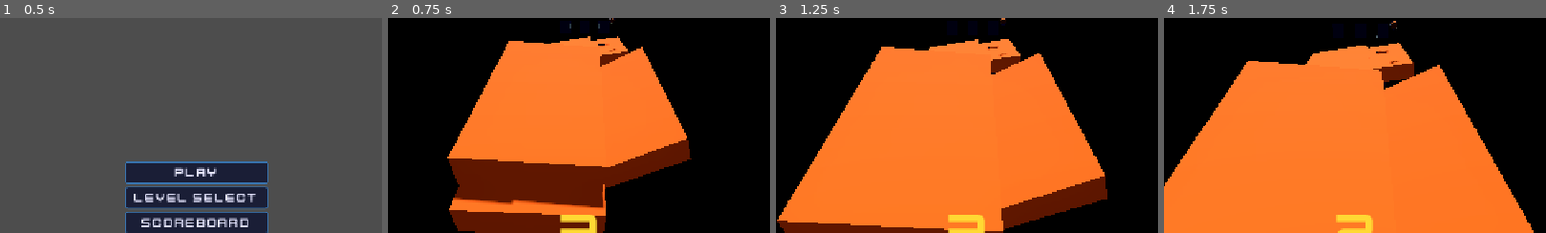
Above: before the commit, frames 1-4 (left to right).
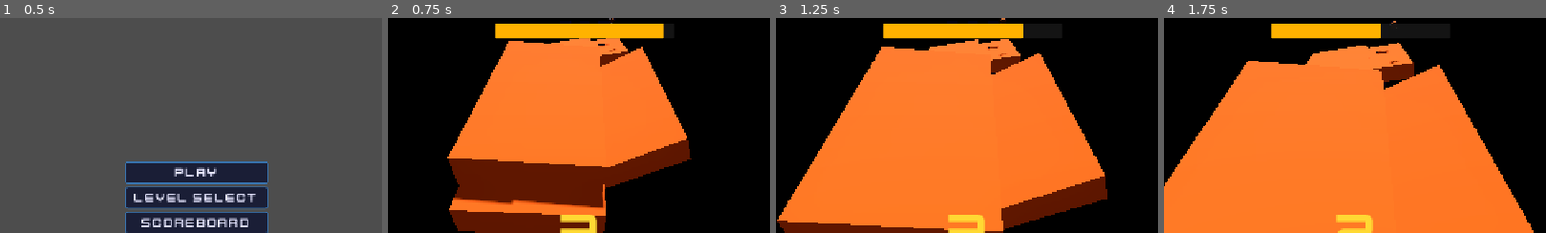
Above: after the commit, the same moments.

Repository: Dinozor/space-jumper
Game: Godot game, scene res://game/main/main.tscn
The game is run twice, just before and just after one commit, with the same random seed, the same clock (stepped at 60 frames per second) and the same inputs.
Inputs (mouse positions are % of the whole screen's width and height, from its top left):
- Up to frame 1 (0.5 s): no input
- Up to frame 2 (0.75 s): click "Play" at 0.5 s
- Up to frame 3 (1.25 s): no input
- Up to frame 4 (1.75 s): tap Enter at 1.25 s; move the mouse to (72, 45) at 1.27 s; hold D (move_right) from 1.28 s (still down); click (72, 45) at 1.35 s; tap Space (jump) at 1.52 s
The pictures show only the part of the screen within x 24-74%, y 0-50%; the shares and areas given below are measured in that part.

Frame 1 is identical in both runs. In frame 2, 3.1% of the frame differs, in the area x 28-73%, y 2-10%; in frame 3, 2.6%; in frame 4, 2.0%.

Commit message:
fix(hud): boost bar updates during intro and shows only with jetpack ability
Show the jetpack bar at intro start, update fuel ratio every frame in
_process (covers both intro and gameplay), then after intro ends show or
hide the bar based on whether the player owns the jetpack ability.

Co-Authored-By: Claude Sonnet 4.6 <noreply@anthropic.com>

Diff:
--- a/game/gameplay/game.gd
+++ b/game/gameplay/game.gd
@@ -77,6 +77,7 @@
 	var distance: float = _level_manager.station_y - _player.position.y
 	var progress: float = clamp(1.0 - distance / _level_manager.left_behind_distance, 0.0, 1.0)
 	_hud.update_progress(progress)
+	_hud.update_jetpack_fuel(_player.get_jetpack_fuel_ratio())
 	if _intro_active:
 		var digit: int = ceili(
 			_player.get_jetpack_fuel_ratio() * float(roundi(_player.jetpack_duration))
@@ -119,6 +120,7 @@
 	_player.set_physics_process(true)
 	_player.start_jetpack()
 	_intro_active = true
+	_hud.show_jetpack_bar(true)
 	_hud.show_countdown(roundi(_player.jetpack_duration))
 
 
@@ -130,6 +132,7 @@
 	_game_start_time = Time.get_unix_time_from_system()
 	_player.input_locked = false
 	_player.invincible = false
+	_hud.show_jetpack_bar("jetpack" in GameState.purchased_abilities)
 	_hud.show_countdown_go()
 	get_tree().create_timer(0.5).timeout.connect(_hud.hide_countdown)
 
Not shown, changed: TODO.md
